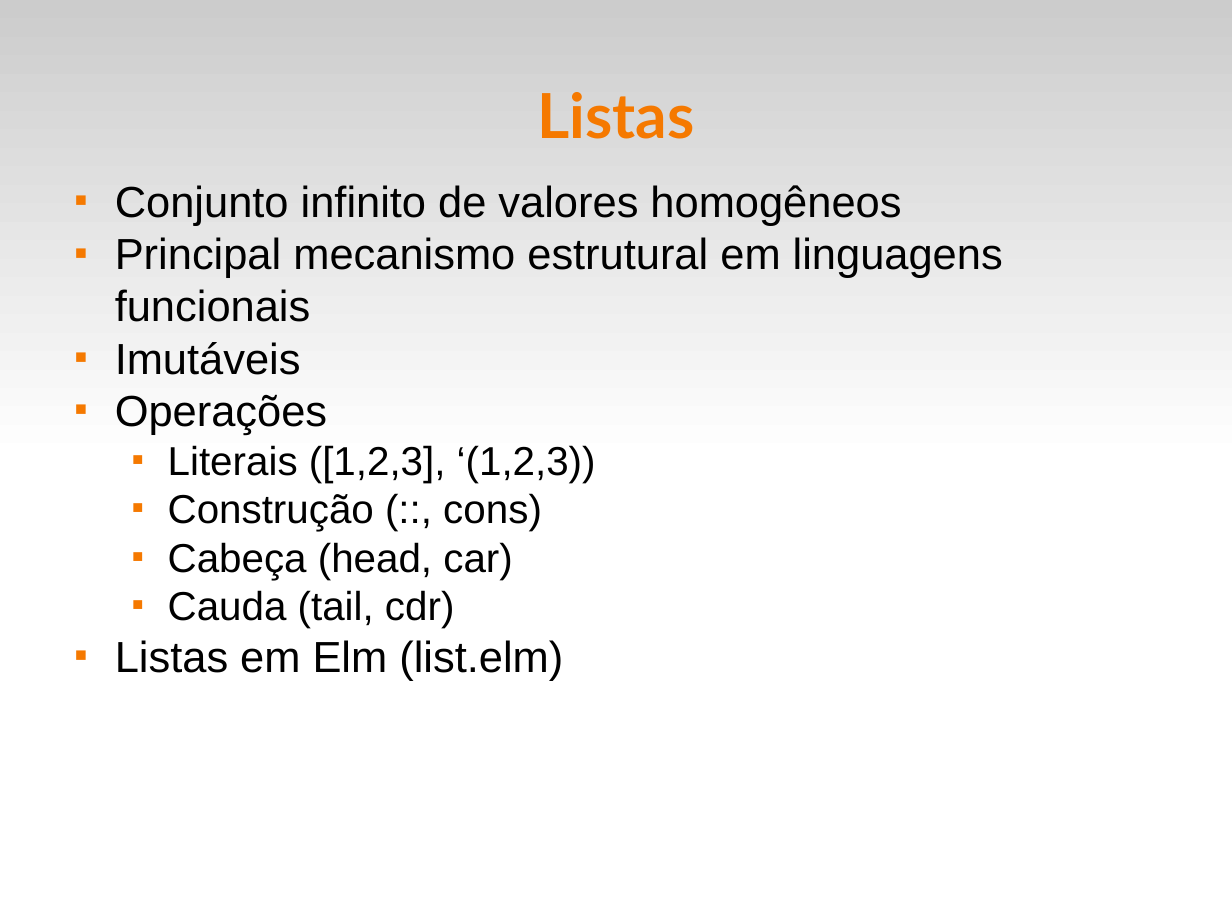
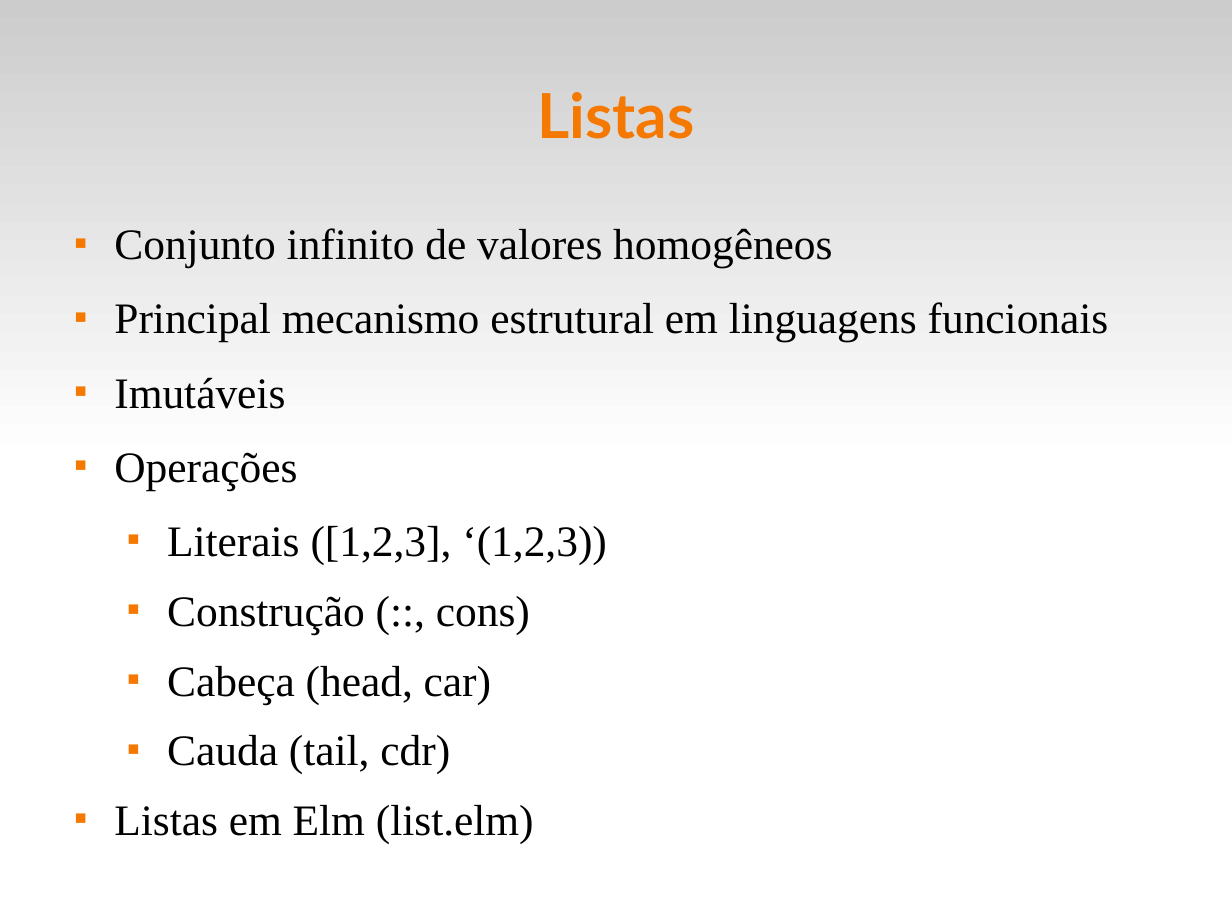
Before and after one commit to fsantanna-uerj/EDL, a slide deck: slide 29 of slides/edl-05-data.odp. Drawn at 1232x924 pixels with LibreOffice and Linux fonts; fonts in the diff are those of the drawing. Boxes give left, top, right and bottom in pixels: in the first picture for what was removed or moved away, otherwise in the second. Text is boxed around its words. In the diff, an @@ line names an element or a change of style, - is before the commit and + after.

```diff
--- a/slides/edl-05-data.odp
+++ b/slides/edl-05-data.odp
@@ text "Conjunto infinito de valores homogêneos": place and size @@
-text "Conjunto infinito de valores homogêneos" at [115,185,1003,681]
+text "Conjunto infinito de valores homogêneos" at [114,228,1109,844]
@@ text "Conjunto infinito de valores homogêneos" at [114,228,1109,844]: font Arial to Times New Roman; size 26 to 28 pt in "Literais ([1,2,3], ‘(1,2,3))", "Construção (::, cons)", "Cabeça (head, car)", "Cauda (tail, cdr)"; indent changed; more space between paragraphs @@
```
Also in this commit, not shown: 1 other slide changed, 4 other files.
